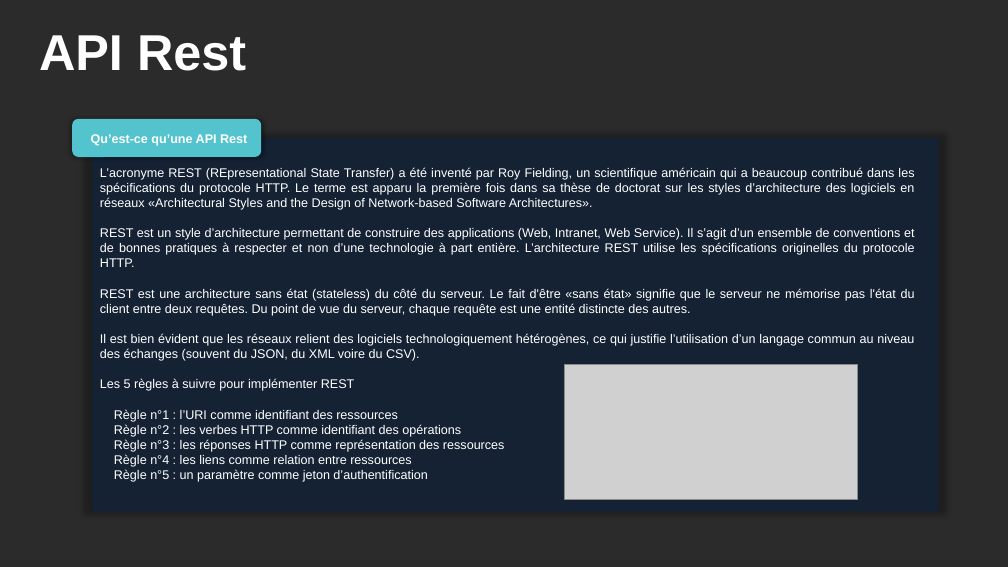
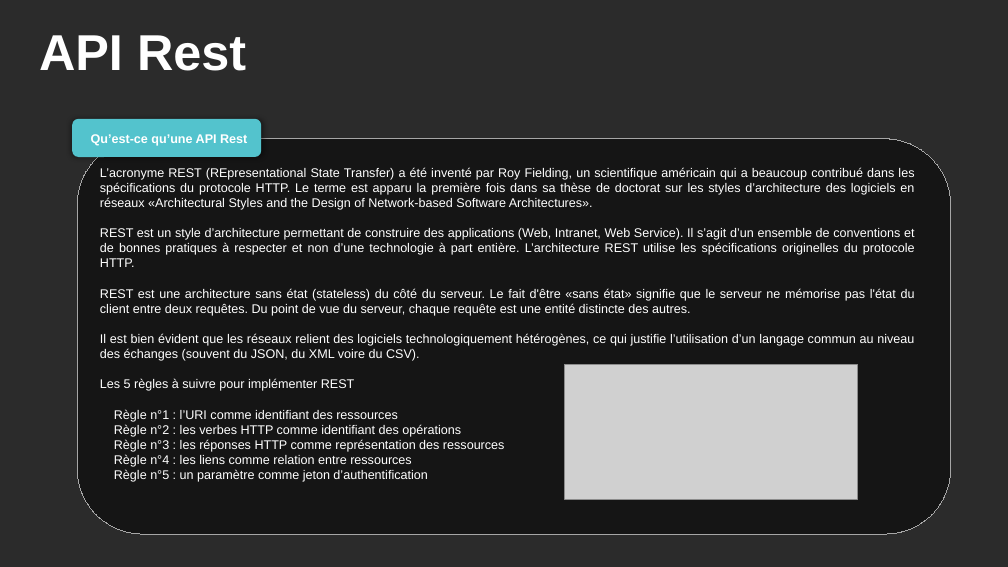
Before and after one commit to Mario-35/api-prestentation, a slide deck: slide 7 of prestentation.pptx. Drawn at 1008x567 pixels with LibreOffice and Linux fonts; fonts in the diff are those of the drawing; grey boxes stand for pictures; background and template pictures are left out; a plain dark background stands for a picture behind light text. Boxes give left, top, right and bottom in pixels: in the first picture for what was removed or moved away, otherwise in the second. Text is boxed around its words. In the diff, an @@ line names an element or a change of style, - is before the commit and + after.

```diff
--- a/prestentation.pptx
+++ b/prestentation.pptx
@@ rounded rectangle added at box(77, 139, 951, 535), fill #000000 at 50% opacity, outline #A6A6A6 0.75 pt @@
@@ rectangle removed at box(92, 138, 938, 511) @@
```
Also in this commit, not shown: 10 other slides changed, 2 slides added.
